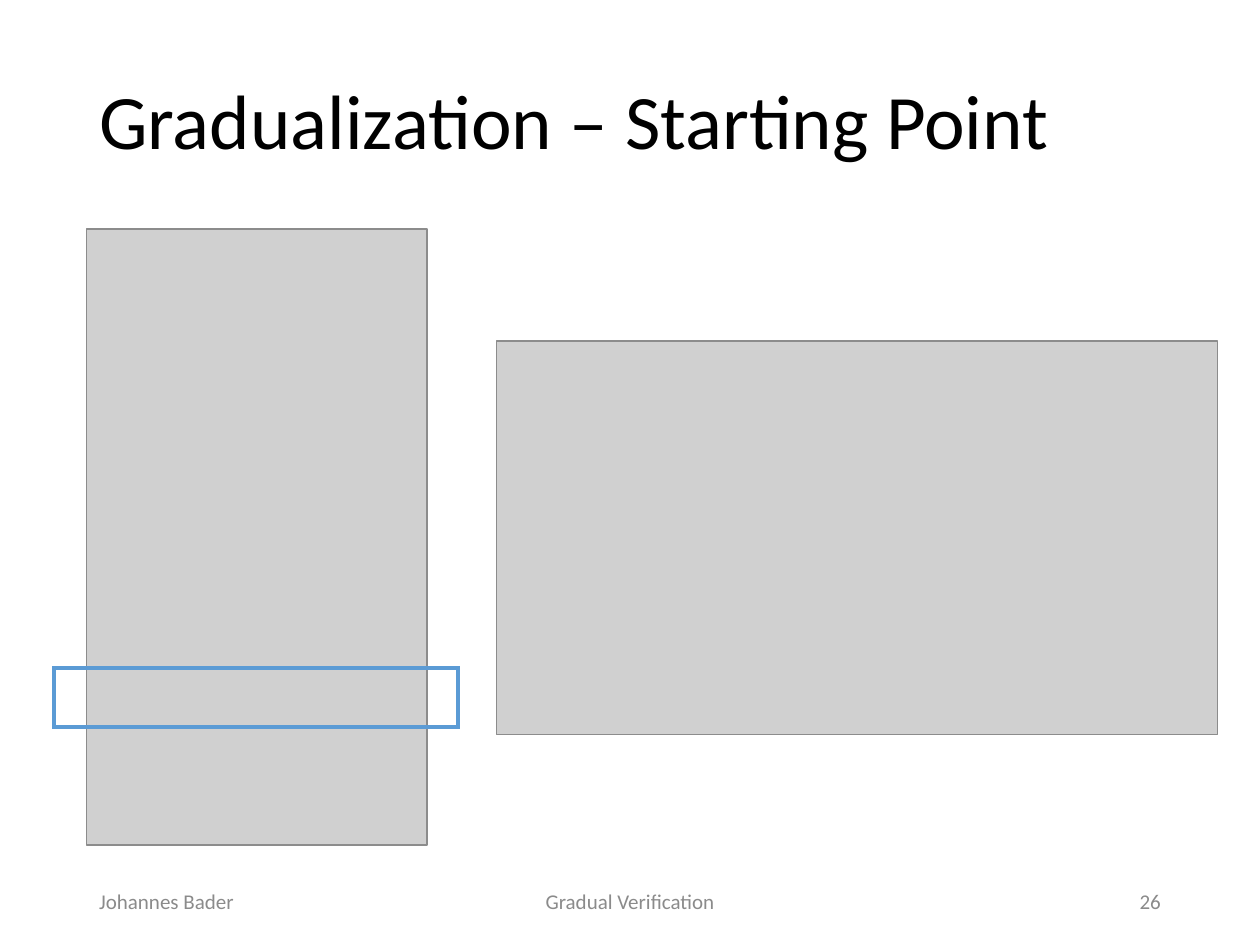
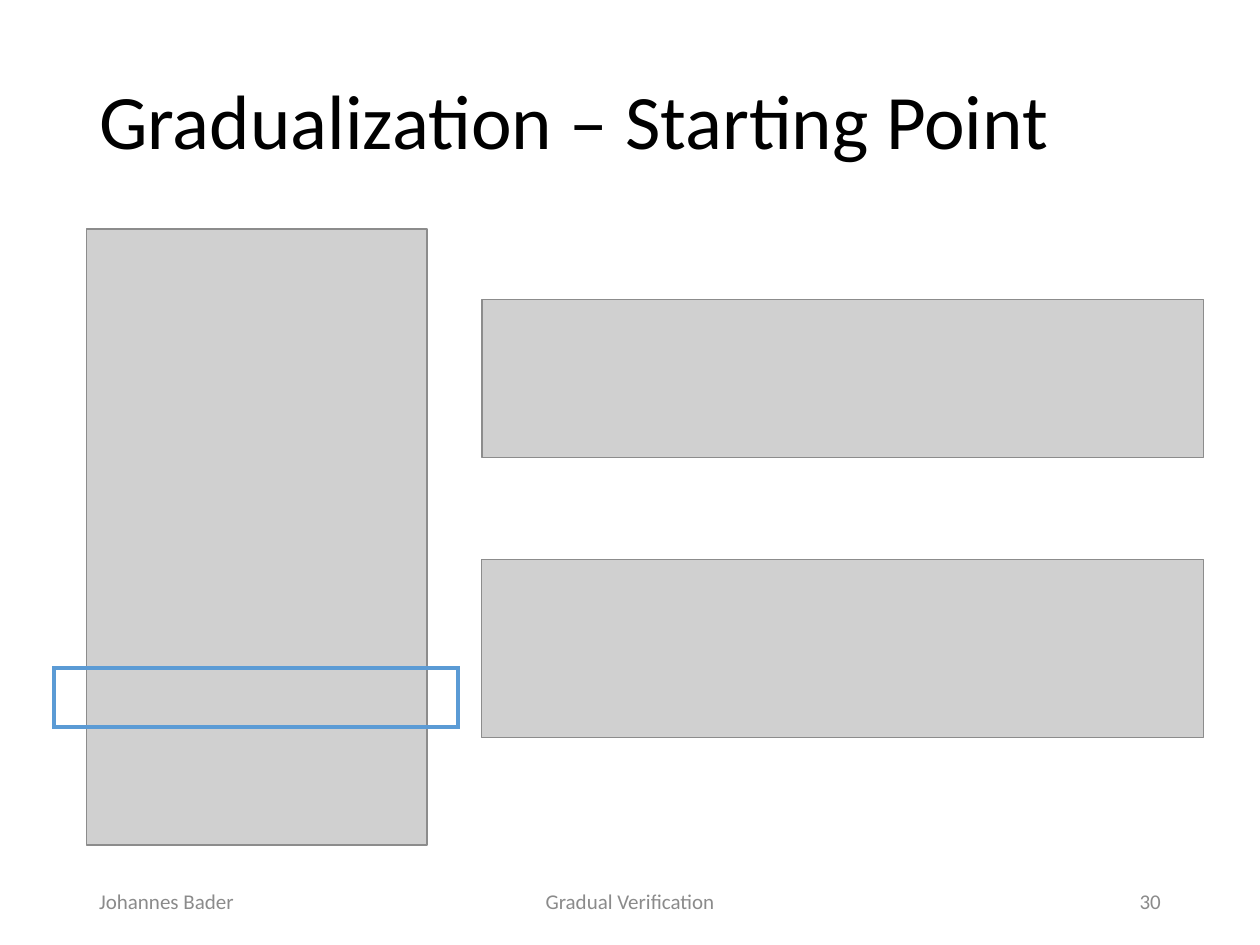
Before and after one commit to olydis/GradVer, a slide deck: slide 30 of latex/PLunch.pptx (slide 26 before the commit). Drawn at 1260x945 pixels with LibreOffice and Linux fonts; fonts in the diff are those of the drawing; grey boxes stand for pictures. Boxes give left, top, right and bottom in pixels: in the first picture for what was removed or moved away, otherwise in the second. Text is boxed around its words. In the diff, an @@ line names an element or a change of style, - is before the commit and + after.

```diff
--- a/latex/PLunch.pptx
+++ b/latex/PLunch.pptx
@@ picture added at <box>481,300,1203,459</box> @@
@@ picture removed at <box>496,341,1218,735</box> @@
@@ picture added at <box>481,559,1203,738</box> @@
@@ page number at <box>1140,895,1161,909</box>: text changed @@
-26
+30
```
Also in this commit, not shown: 26 other slides changed, 8 slides added.
